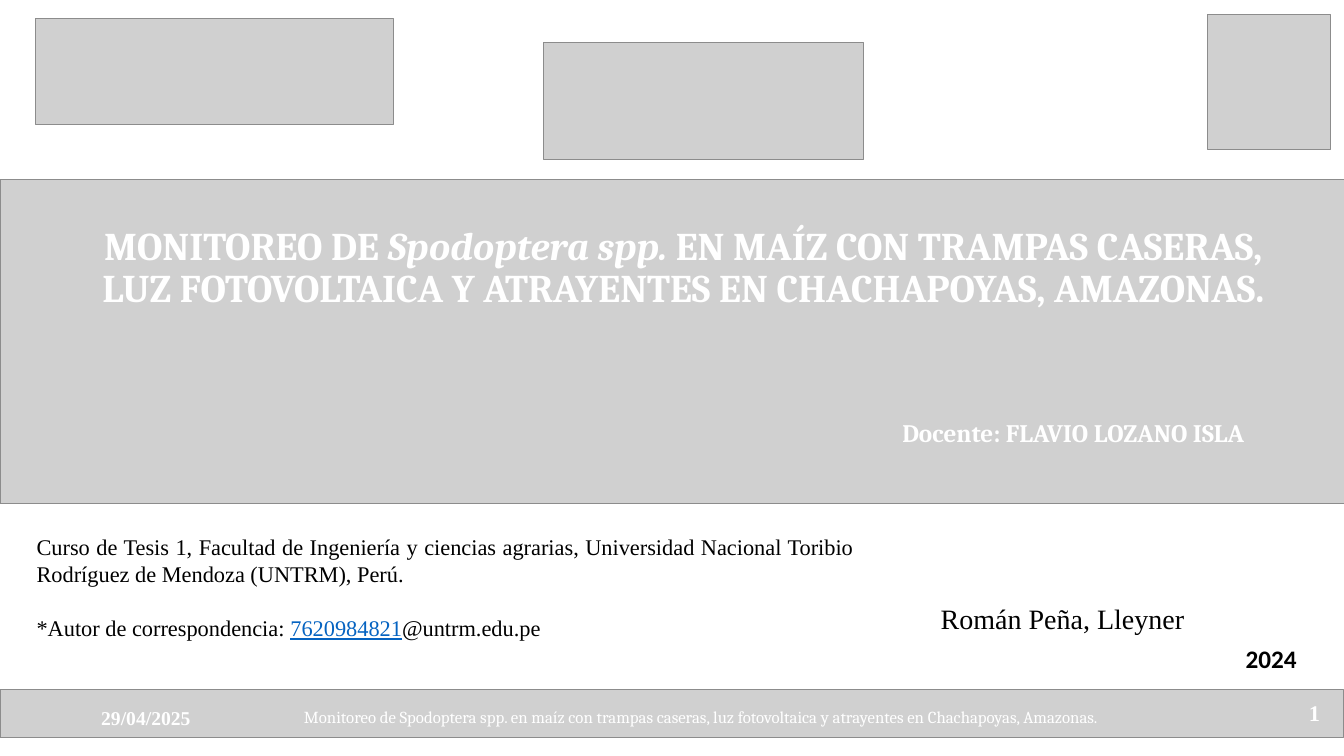
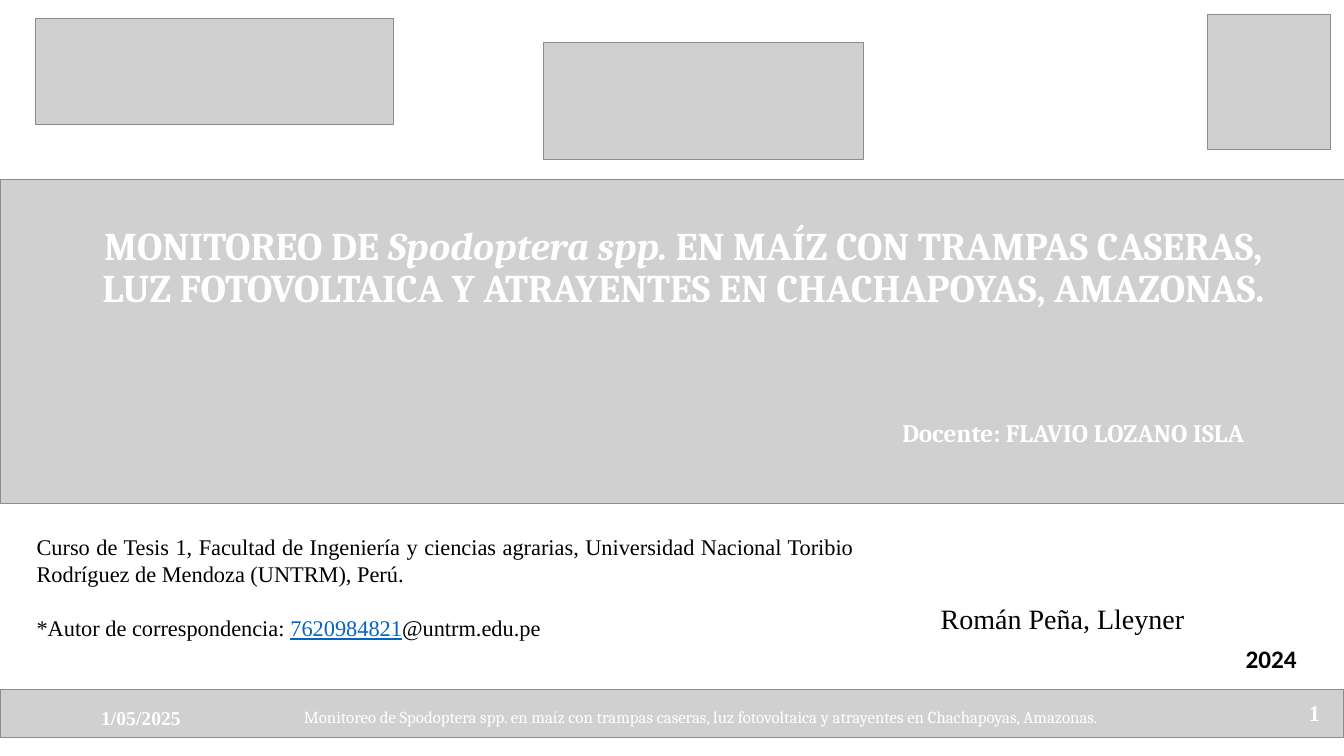
Before and after one commit to LleynerRoman/TESIS_PROYECTO, a slide deck: slide 1 of FILE/Disertación_Tesis_1.pptx. Drawn at 1344x756 pixels with LibreOffice and Linux fonts; fonts in the diff are those of the drawing; grey boxes stand for pictures. Boxes give left, top, right and bottom in pixels: in the first picture for what was removed or moved away, otherwise in the second. Text is boxed around its words. In the diff, an @@ line names an element or a change of style, - is before the commit and + after.

```diff
--- a/FILE/Disertación_Tesis_1.pptx
+++ b/FILE/Disertación_Tesis_1.pptx
@@ text at [101,712,181,725]: text changed @@
-29/04/2025
+1/05/2025
```
Also in this commit, not shown: 3 other slides changed, 4 other files.
